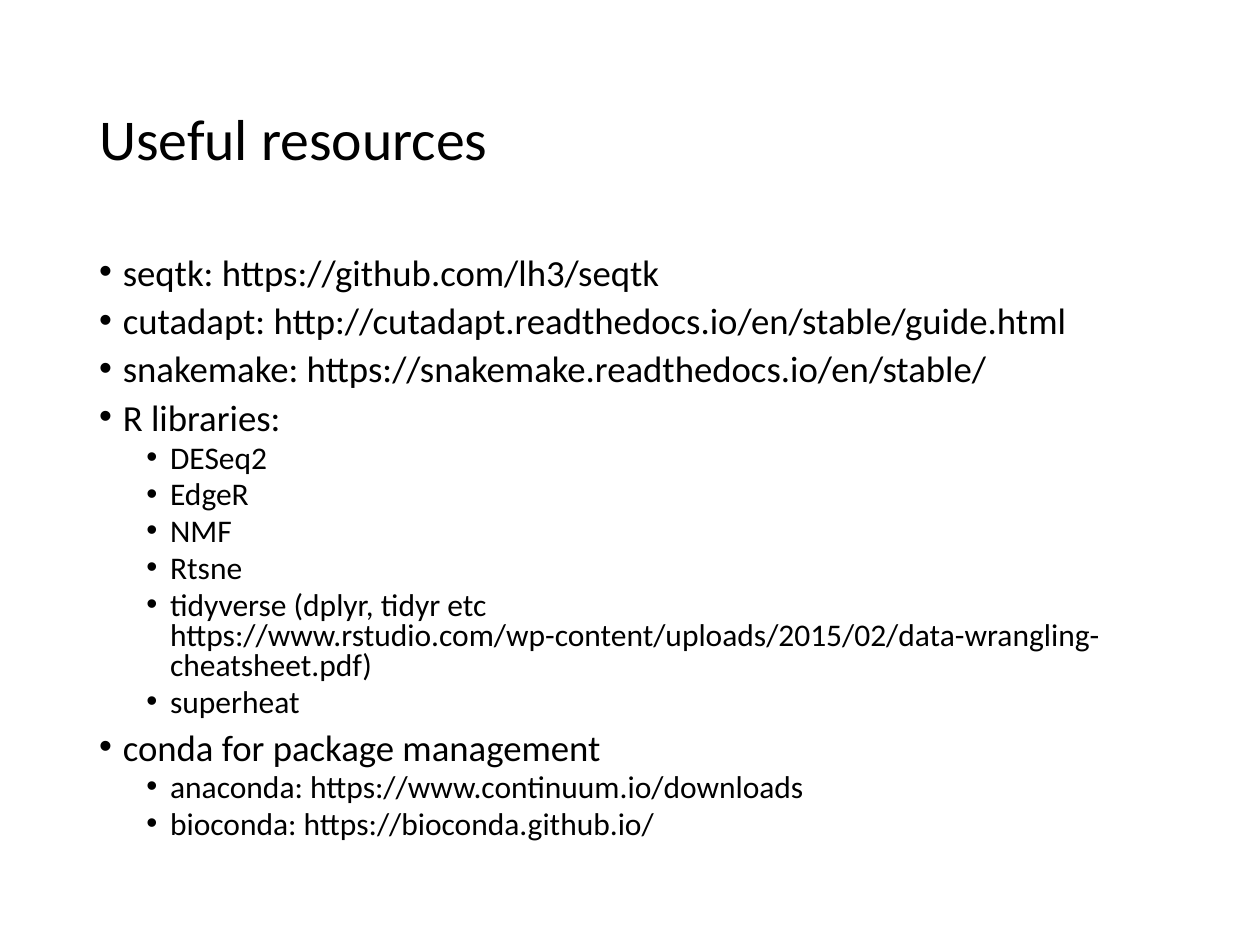
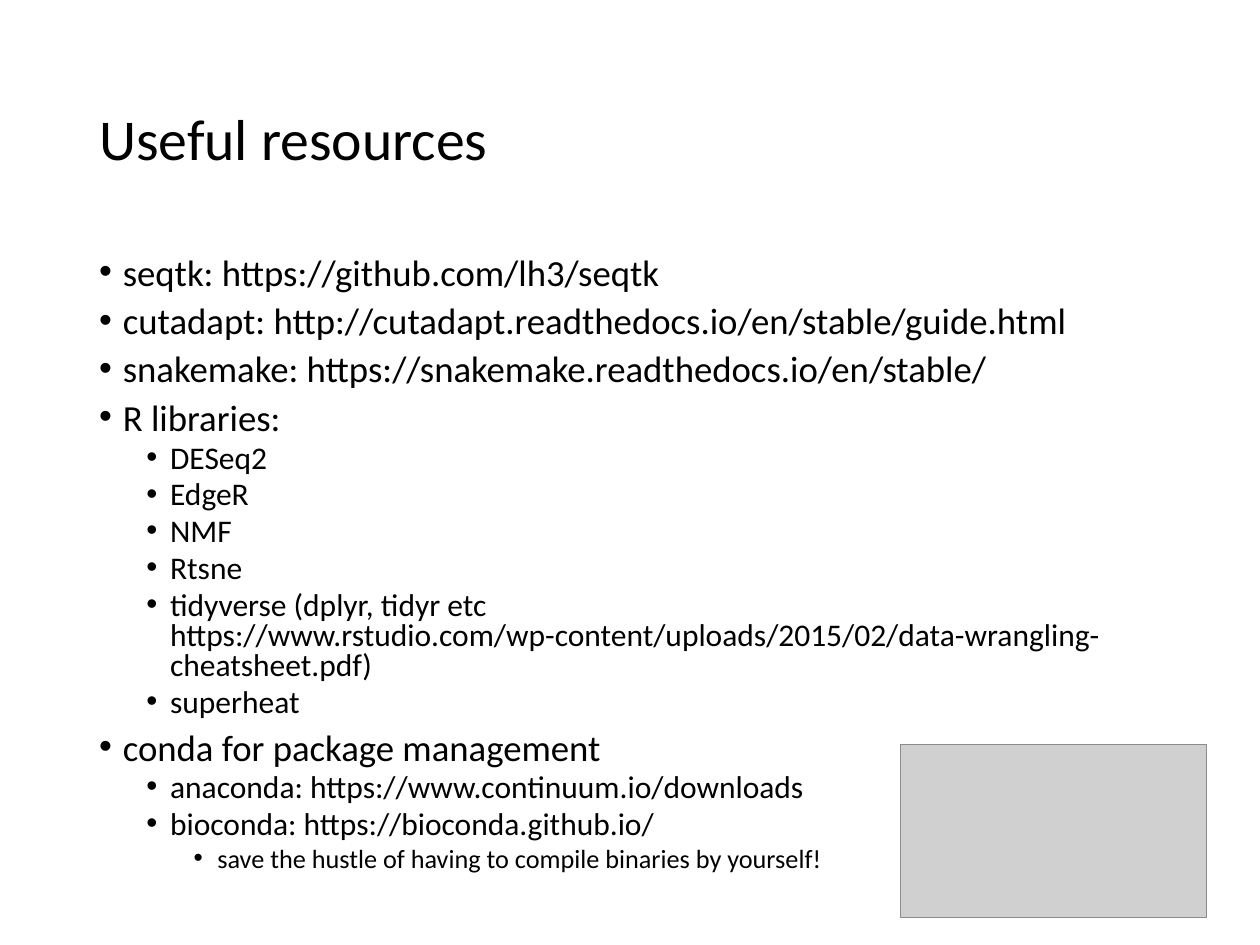
Before and after one commit to Yue-Jiang/achems, a slide deck: slide 15 of rna-seq workshop.pptx. Drawn at 1260x945 pixels with LibreOffice and Linux fonts; fonts in the diff are those of the drawing; grey boxes stand for pictures. Boxes give left, top, right and bottom in pixels: in the first picture for what was removed or moved away, otherwise in the second. Text is boxed around its words. In the diff, an @@ line names an element or a change of style, - is before the commit and + after.

```diff
--- a/rna-seq workshop.pptx
+++ b/rna-seq workshop.pptx
@@ picture added at (901, 745, 1207, 917) @@
@@ text at (217, 849, 821, 873): paragraph added @@
+    • save the hustle of having to compile binaries by yourself!
```
Also in this commit, not shown: 2 other slides changed.
